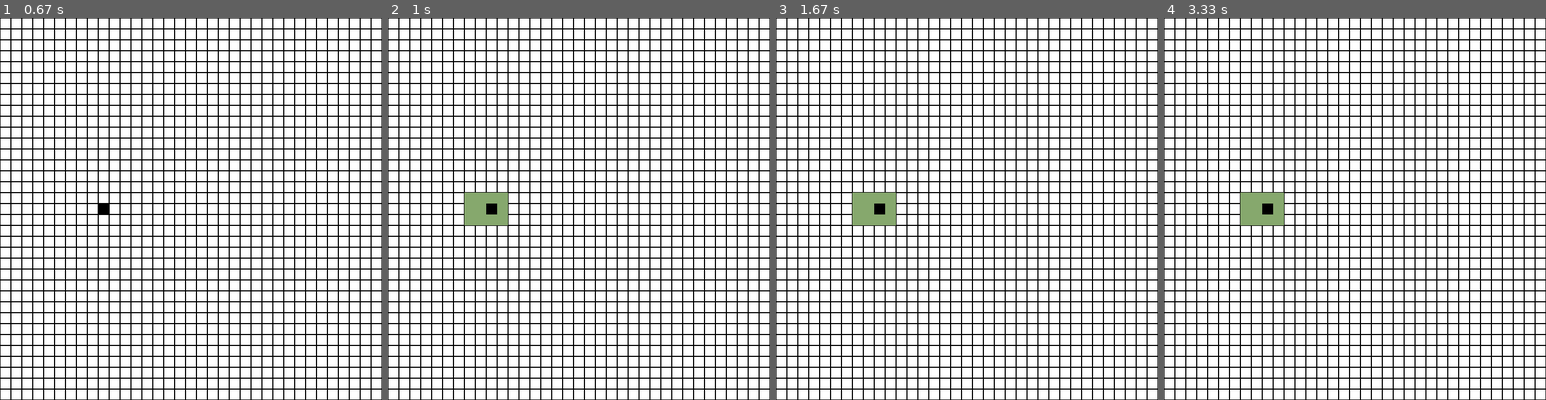
Above: before the commit, frames 1-4 (left to right).
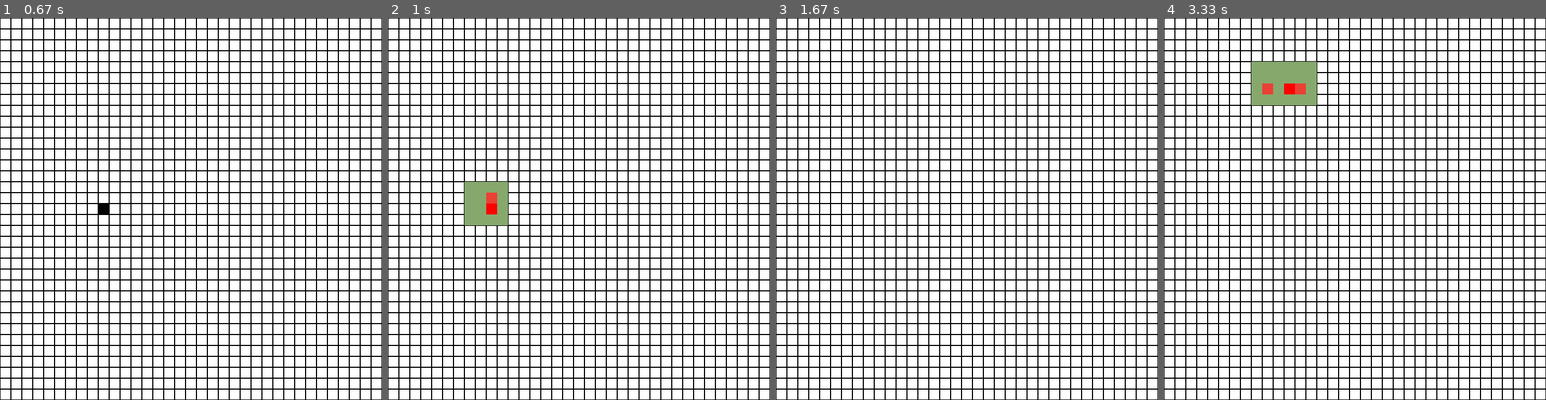
Above: after the commit, the same moments.

Repository: roogla/pathfinder
Game: pygame game, started from path_pygame.py
The game is run twice, just before and just after one commit, with the same random seed, the same clock (stepped at 60 frames per second) and the same inputs.
Inputs (mouse positions are in pixels of both pictures, inside the frame that each line leads up to):
- Up to frame 1 (0.67 s): press the mouse at (99, 212) at 0.37 s; move the mouse to (164, 251) at 0.47 s; release the mouse at (229, 293) at 0.6 s
- Up to frame 2 (1 s): press the mouse at (487, 212) at 0.7 s; move the mouse to (483, 140) at 0.8 s; release the mouse at (479, 67) at 0.93 s
- Up to frame 3 (1.67 s): press the mouse at (875, 212) at 1.03 s; move the mouse to (924, 231) at 1.13 s; release the mouse at (970, 251) at 1.27 s; right-click (905, 82) at 1.38 s
- Up to frame 4 (3.33 s): press the mouse at (1293, 82) at 1.7 s; move the mouse to (1381, 140) at 1.8 s; release the mouse at (1473, 201) at 1.93 s; press the mouse at (1293, 82) at 2.03 s; move the mouse to (1389, 182) at 2.13 s; release the mouse at (1488, 285) at 2.27 s; press the mouse at (1293, 82) at 2.37 s; move the mouse to (1278, 178) at 2.47 s; release the mouse at (1263, 277) at 2.6 s; press the mouse at (1293, 82) at 2.7 s; move the mouse to (1282, 132) at 2.8 s; release the mouse at (1270, 178) at 2.93 s; press the mouse at (1293, 82) at 3.03 s; move the mouse to (1293, 82) at 3.13 s; release the mouse at (1293, 86) at 3.27 s

Frame 1 is identical in both runs. In frame 2, 0.5% of the frame differs, in the area x 20-32%, y 42-52%; in frame 3, 1.0%; in frame 4, 2.9%, in the area x 20-40%, y 11-55%.

Commit message:
update to square detection. created draw and mafffs function. reworked pygame animation protocols concerning game loop and event stack. streamlined animation processed.

Diff:
--- a/grid.py
+++ b/grid.py
@@ -14,7 +14,9 @@
                     'grid': [0 + n * 20, 0 + m * 20, 20, 20],
                     'screen': None,
                     'color': None,
-                    'fill': 1
+                    'fill': 1,
+                    'wall': 0,
+                    'cost': 0
                 })
         return self.rects
 
--- a/path_pygame.py
+++ b/path_pygame.py
@@ -12,8 +12,10 @@
     'white': [255, 255, 255],
     'black': [0, 0, 0],
     'red': [255, 0, 0],
+    'red2': [235, 64, 52],
     'green': [134, 168, 109]
 }
+original = []
 screen = pygame.display.set_mode([star_grid.width, star_grid.height])
 pygame.display.set_caption("A* path finder")
 
@@ -23,22 +25,35 @@
     square_obj['color'] = colors['black']
 
 # tracks previous current square
-cache = []
+cache = [0, 0]
 
 
-def draw(x, y, big_list, col):
+def draw(x, y, big_list, col, wall=None):
     for g in big_list:
         if g['coord'] == [x, y]:
             g['color'] = col
             g['fill'] = 0
+            if wall is not None:
+                g['wall'] = 1
 
 
-def maffs(x, y, col, pointer, track):
+def draw_grid(col=None):
+    if col is None:
+        for n in rect_list:
+            pygame.draw.rect(n['screen'], n['color'], n['grid'], n['fill'])
+    else:
+        for n in rect_list:
+            n['color'] = colors['black']
+            n['fill'] = 1
+            pygame.draw.rect(n['screen'], n['color'], n['grid'], n['fill'])
+
+
+def maffs(x, y, col, pointer, track, wall=None):
     a, b = pointer
 
     if a < 20 and b < 20:
         x, y = 0, 0
-        draw(x, y, rect_list, col)
+        draw(x, y, rect_list, col, wall)
         tracker[track] = [x, y]
         return True
     else:
@@ -46,9 +61,8 @@
         b_div = divmod(b, 20)
         x = (a - a_div[1]) // 20
         y = (b - b_div[1]) // 20
-        draw(x, y, rect_list, col)
+        draw(x, y, rect_list, col, wall)
         tracker[track] = [x, y]
-        print(tracker)
         return True
 
 
@@ -64,23 +78,38 @@
     for coords in color_carrier:
         x1, y1 = coords['coord']
         x2, y2 = tracker[1]
-        dist = round(((x1 - x2) ** 2 + (y1 - y2) ** 2) ** 0.5, 3)
+        dist = round(((x1 - x2) ** 2 + (y1 - y2) ** 2) ** 0.5, 2)
+        if coords['wall'] == 1:
+            dist += 100
+        elif coords['coord'][0] == cache[0] or coords['coord'][1] == cache[1]:
+            dist += 10
+
         val_check.append([coords['coord'], dist])
-
+    print(val_check)
     v = min(val_check, key=lambda misc: misc[1])
+    print(v)
     for item in color_carrier:
         if item['coord'] == cache:
-            draw(item['coord'][0], item['coord'][1], rect_list, colors['black'])
+            draw(item['coord'][0], item['coord'][1], rect_list, colors['red2'])
+        elif item['coord'] == tracker[1]:
+            draw(item['coord'][0], item['coord'][1], rect_list, colors['red'])
         else:
             draw(item['coord'][0], item['coord'][1], rect_list, colors['green'])
 
     cache = tracker[0]
     tracker[0] = v[0]
+    if tracker[0][0] == tracker[1][0] and tracker[0][1] == tracker[1][1]:
+        path_logic(tracker[1])
+        return True
+    else:
+        return False
 
 
 if __name__ == '__main__':
     clock = pygame.time.Clock()
     start = [False, False, False]
+    m_trigger = pygame.MOUSEBUTTONDOWN
+    dragging = False
     x = 0
     y = 0
     running = True
@@ -90,22 +119,34 @@
         screen.fill(colors['white'])
         pointer_pos = pygame.mouse.get_pos()
 
-        for n in rect_list:
-            pygame.draw.rect(n['screen'], n['color'], n['grid'], n['fill'])
+        draw_grid()
 
         for event in pygame.event.get():
             if event.type == pygame.QUIT:
                 running = False
-            elif event.type == pygame.MOUSEBUTTONDOWN and not start[0]:
-                start[0] = maffs(x, y, colors['black'], pointer_pos, 0)
-            elif event.type == pygame.MOUSEBUTTONDOWN and not start[1]:
-                start[1] = maffs(x, y, colors['red'], pointer_pos, 1)
+            elif event.type == m_trigger and event.button == 3:
+                print('right click detected')
+                dragging = True
+            elif event.type == pygame.MOUSEBUTTONUP and event.button == 3:
+                dragging = False
+            elif event.type == pygame.MOUSEMOTION:
+                if dragging:
+                    maffs(x, y, colors['black'], pointer_pos, 0, 1)
+                    pygame.display.update()
+            elif event.type == m_trigger and not start[0]:
+                if event.button == 1:
+                    original = pointer_pos
+                    start[0] = maffs(x, y, colors['black'], pointer_pos, 0)
+            elif event.type == m_trigger and not start[1]:
+                if event.button == 1:
+                    start[1] = maffs(x, y, colors['black'], pointer_pos, 1)
+            elif start[0] and start[1] and start[2] and event.type == m_trigger:
+                if event.button == 1:
+                    start = [False, False, False]
+                    draw_grid(1)
 
         if start[0] and start[1] and not start[2]:
-            print(tracker)
-            path_logic(tracker[0])
-            if tracker[0] == tracker[1]:
-                start[2] = True
+            start[2] = path_logic(tracker[0])
 
         pygame.display.update()
         clock.tick(30)
